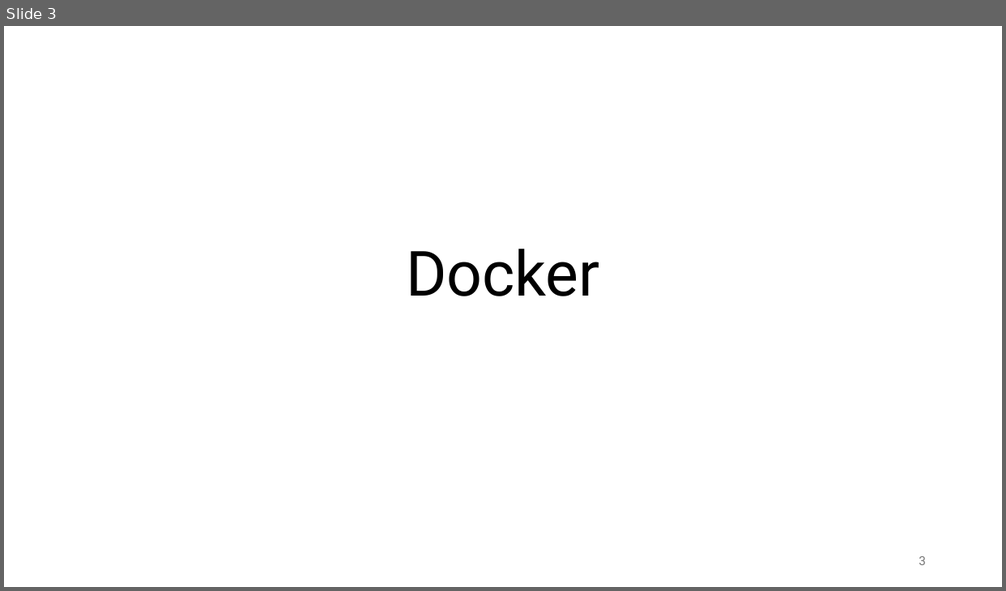
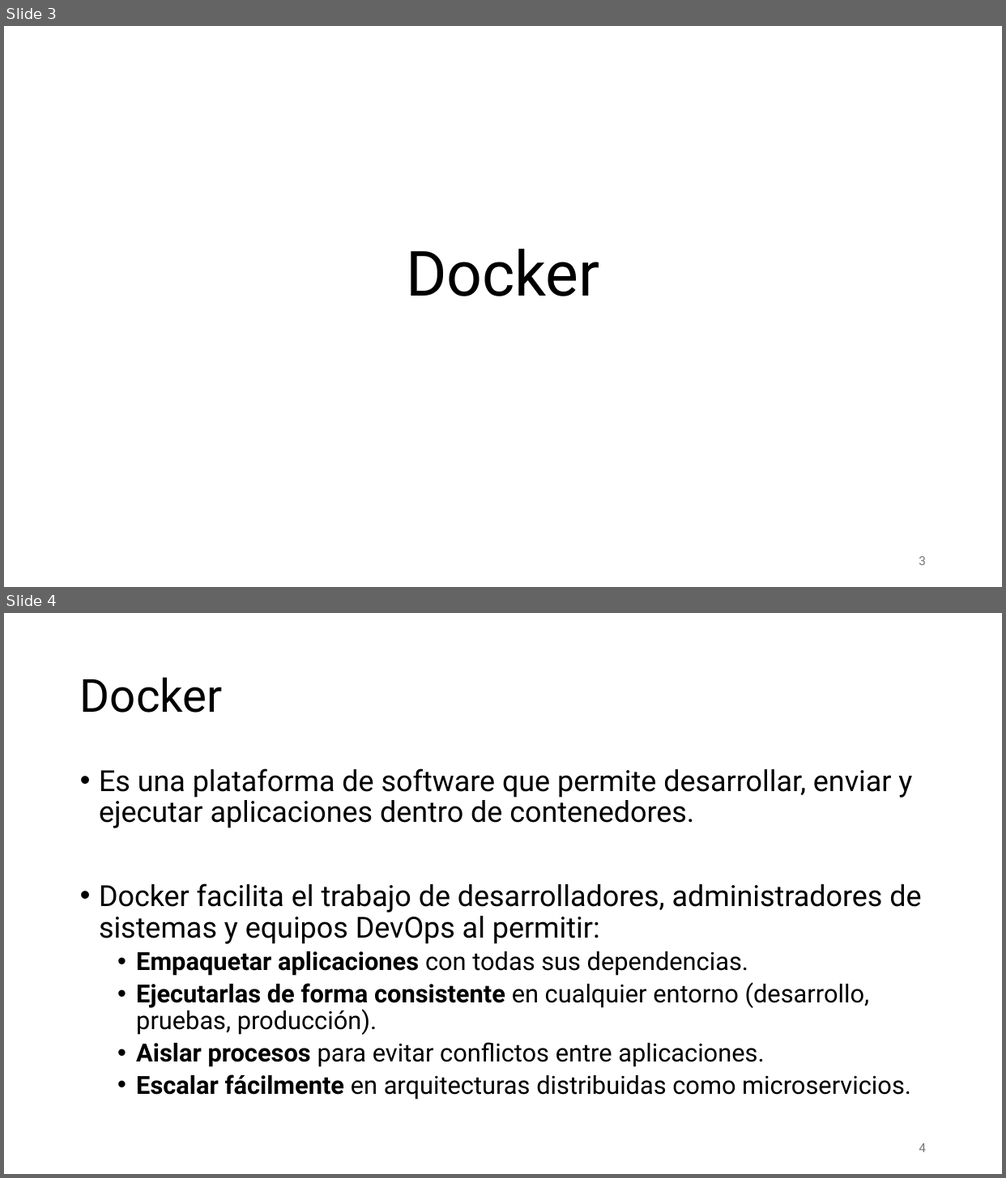
Before and after one commit to aldebarran22/CURSO_CPP_SERVICIOS_30H, a slide deck: doc/7_Despliegue_microservicios_docker_kubernetes.pptx. Shown one above the other, each under a label of ours: slide 3 before the commit, slides 3 and 4 after it. The pictures are 1006x591 and 1006x1178 pixels, drawn with LibreOffice and Linux fonts; fonts in the diff are those of the drawing. Boxes give left, top, right and bottom in pixels: in the first picture for what was removed or moved away, otherwise in the second. Text is boxed around its words. In the diff, an @@ line names an element or a change of style, - is before the commit and + after.

```diff
--- a/doc/7_Despliegue_microservicios_docker_kubernetes.pptx
+++ b/doc/7_Despliegue_microservicios_docker_kubernetes.pptx
@@ slide 4 added at <box>4,613,1002,1174</box>, background #FFFFFF @@
@@ title added at <box>80,677,223,713</box>, 44 pt, text #000000 @@
+Docker
@@ text added at <box>99,769,921,1100</box>, 24 pt, text #000000 @@
+• Es una plataforma de software que permite desarrollar, enviar y ejecutar aplicaciones dentro de contenedores.
+• Docker facilita el trabajo de desarrolladores, administradores de sistemas y equipos DevOps al permitir:
+  • Empaquetar aplicaciones con todas sus dependencias.
+  • Ejecutarlas de forma consistente en cualquier entorno (desarrollo, pruebas, producción).
+  • Aislar procesos para evitar conflictos entre aplicaciones.
+  • Escalar fácilmente en arquitecturas distribuidas como microservicios.
@@ page number added at <box>918,1144,926,1152</box>, 12 pt, text #797979 @@
+4
```
Also in this commit, not shown: 2 slides changed, 42 other slides added, 18 other files.
